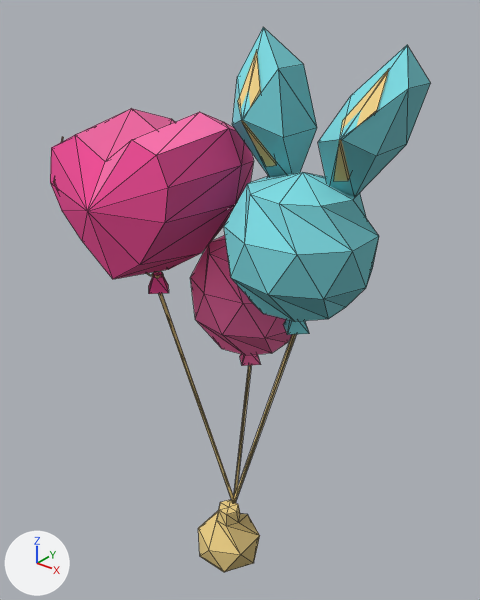
Renders of the glTF model public/models/omg-c/balloons.glb from each side of a commit.
One viewpoint serves both versions: a 50 mm camera at (2.25, -2.69, 3.72) aimed at (-0.01, 0.13, 1.97). Arrows for +X, +Y and +Z are at lower left; the lights stay in place. The picture after the commit comes second. Mesh edges are drawn as thin lines. Where no turn or scale is listed for an object, it has been applied to the vertices. Vertices at exactly the same position are counted once.

Before the edit, the objects in view are built like this:
```python
me_mesh_0 = bpy.data.meshes.new('Mesh_0')
me_mesh_0.from_pydata(...)  # 240 vertices, 380 faces; spans x -1.0..1.0, y -0.6..0.6, z 0.43..3.5
me_mesh_0.materials.append(mat_paper)
me_mesh_1 = bpy.data.meshes.new('Mesh_1')
me_mesh_1.from_pydata(...)  # 31 vertices, 58 faces; spans x -0.234..0.211, y -0.209..0.225, z 0.0..0.428
me_mesh_1.materials.append(mat_paper)
ob_root_mesh = bpy.data.objects.new('root_mesh', me_mesh_1)
ob_root_mesh.location = (0.0, 0.0, 0.0)
ob_swing_mesh = bpy.data.objects.new('swing_mesh', me_mesh_0)
ob_swing_mesh.location = (0.0, 0.0, 0.0)
```
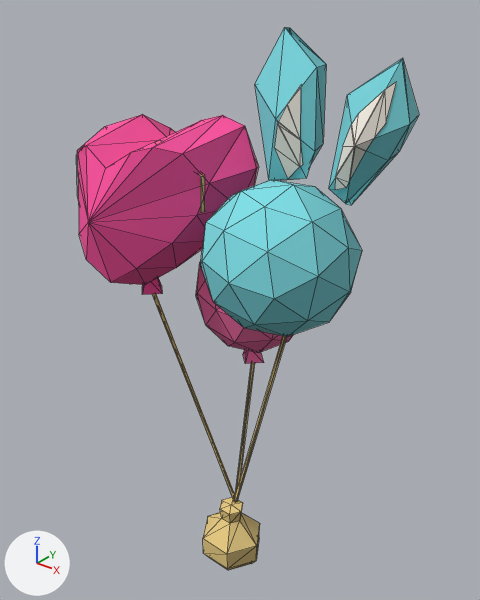
What differs and where, as boxes (x1, y1, x2, y2) in the pictures (480 x 600 px; the box of a moved part takes in the faces that stretch with it):
```json
{"object": "swing_mesh", "change": "reshaped", "before": [50, 27, 430, 504], "after": [76, 27, 419, 502], "on screen": "10% narrower"}
{"object": "root_mesh", "change": "reshaped", "before": [198, 500, 260, 572], "after": [203, 497, 260, 570], "on screen": "8% narrower"}
{"part": 1, "of": "me_mesh_0", "change": "added", "after": [196, 261, 293, 353], "on screen": "red"}
{"part": 2, "of": "me_mesh_0", "change": "added", "after": [201, 180, 362, 337], "on screen": "cyan"}
{"part": 3, "of": "me_mesh_0", "change": "moved or reshaped", "before": [159, 293, 234, 503], "after": [152, 294, 235, 501]}
{"part": 4, "of": "me_mesh_0", "change": "moved or reshaped", "before": [233, 365, 251, 503], "after": [234, 363, 255, 502]}
{"part": 5, "of": "me_mesh_0", "change": "moved or reshaped", "before": [233, 334, 296, 504], "after": [235, 336, 287, 502]}
{"part": 6, "of": "me_mesh_0", "change": "rebuilt", "before": [50, 109, 254, 279], "after": [77, 114, 258, 285], "on screen": "11% narrower"}
{"part": 7, "of": "me_mesh_0", "change": "rebuilt", "before": [318, 45, 430, 197], "after": [329, 58, 419, 205], "on screen": "19% narrower"}
{"part": 8, "of": "me_mesh_0", "change": "rebuilt", "before": [232, 27, 317, 177], "after": [255, 27, 326, 180], "on screen": "16% narrower"}
{"part": 9, "of": "me_mesh_0", "change": "rebuilt", "before": [149, 272, 169, 294], "after": [142, 278, 162, 295]}
{"part": 10, "of": "me_mesh_0", "change": "rebuilt", "before": [240, 354, 261, 366], "after": [243, 350, 264, 364]}
{"part": 11, "of": "me_mesh_0", "change": "rebuilt", "before": [334, 69, 389, 181], "after": [335, 81, 397, 190], "on screen": "12% wider"}
{"part": 12, "of": "me_mesh_0", "change": "deleted", "before": [54, 50, 309, 335]}
{"part": 13, "of": "me_mesh_0", "change": "moved or reshaped", "before": [146, 172, 379, 355], "after": [76, 85, 303, 212]}
```

The change, as JSON lines over the scene's bpy script:
```json
{"block": "me_mesh_0", "where": "# used by ob_swing_mesh; location = (0.0, 0.0, 0.0)"}
{"op": "remove", "block": "me_mesh_0", "code": "me_mesh_0.from_pydata(...)  # 240 vertices, 380 faces; spans x -1.0..1.0, y -0.6..0.6, z 0.43..3.5"}
{"op": "add", "block": "me_mesh_0", "code": "me_mesh_0.from_pydata(...)  # 264 vertices, 391 faces; spans x -1.0..1.0, y -0.6..0.6, z 0.44..3.5"}
{"block": "me_mesh_0", "change": "me_mesh_0 part 1: a new loose piece, an icosphere of 80 faces spanning x -0.37..0.36, y -0.09..0.6, z 1.6..2.37, in mat_paper"}
{"block": "me_mesh_0", "change": "me_mesh_0 part 2: a new loose piece, an icosphere of 80 faces spanning x 0.07..0.89, y -0.56..0.22, z 2.08..2.85, in mat_paper"}
{"block": "me_mesh_0", "change": "me_mesh_0 part 3: the loose piece of 6 vertices spanning x -0.45..0.0, y -0.14..0.07, z 0.43..2.01 is scaled about its middle by (1, 1.35, 1.01), then moved by (0.01, -0.03, 0.02)"}
{"block": "me_mesh_0", "change": "me_mesh_0 part 4: the loose piece of 6 vertices spanning x -0.03..0.0, y 0.05..0.26, z 0.43..1.49 is moved by (0.01, 0.01, 0.01)"}
{"block": "me_mesh_0", "change": "me_mesh_0 part 5: the loose piece of 6 vertices spanning x -0.02..0.48, y 0.01..0.08, z 0.43..1.98 is scaled about its middle by (0.879, 0.828, 1.03), then moved by (-0.02, 0.01, 0.03)"}
{"block": "me_mesh_0", "change": "me_mesh_0 part 6: the loose piece of 38 vertices spanning x -1.0..0.13, y -0.6..0.37, z 2.11..3.08 is rebuilt with 44 vertices and now spans x -1.0..0.12, y -0.6..0.35, z 2.1..3.04"}
{"block": "me_mesh_0", "change": "me_mesh_0 part 7: the loose piece of 12 vertices spanning x 0.6..1.0, y -0.17..0.24, z 2.76..3.46 is rebuilt with 14 vertices and now spans x 0.62..1.0, y -0.09..0.26, z 2.74..3.4"}
{"block": "me_mesh_0", "change": "me_mesh_0 part 8: the loose piece of 12 vertices spanning x 0.1..0.41, y -0.17..0.24, z 2.76..3.5 is rebuilt with 14 vertices and now spans x 0.11..0.51, y -0.04..0.31, z 2.77..3.5"}
{"block": "me_mesh_0", "change": "me_mesh_0 part 9: the loose piece of 8 vertices spanning x -0.52..-0.35, y -0.21..-0.04, z 2.01..2.11 is rebuilt with 8 vertices and now spans x -0.51..-0.34, y -0.27..-0.11, z 2.03..2.13"}
{"block": "me_mesh_0", "change": "me_mesh_0 part 10: the loose piece of 8 vertices spanning x -0.11..0.07, y 0.17..0.33, z 1.49..1.59 is rebuilt with 8 vertices and now spans x -0.09..0.08, y 0.18..0.34, z 1.5..1.6"}
{"block": "me_mesh_0", "change": "me_mesh_0 part 11: the loose piece of 6 vertices spanning x 0.67..0.91, y -0.17..0.02, z 2.85..3.37 is rebuilt with 13 vertices and now spans x 0.66..0.93, y -0.09..0.02, z 2.8..3.32"}
{"block": "me_mesh_0", "change": "me_mesh_0 part 12: 7 loose pieces with 56 vertices, spanning x -0.91..0.56, y -0.5..0.29, z 1.57..3.4, are deleted"}
{"block": "me_mesh_0", "change": "me_mesh_0 part 13: 82 vertices removed from x -0.81..0.87, y -0.44..0.6, z 1.59..2.85; 61 vertices added at x -0.84..0.51, y -0.42..0.3, z 1.6..3.26"}
{"block": "me_mesh_1", "where": "# used by ob_root_mesh; location = (0.0, 0.0, 0.0)"}
{"op": "remove", "block": "me_mesh_1", "code": "me_mesh_1.from_pydata(...)  # 31 vertices, 58 faces; spans x -0.234..0.211, y -0.209..0.225, z 0.0..0.428"}
{"op": "add", "block": "me_mesh_1", "code": "me_mesh_1.from_pydata(...)  # 31 vertices, 58 faces; spans x -0.225..0.221, y -0.153..0.208, z 0.0..0.44"}
{"block": "me_mesh_1", "change": "me_mesh_1 part 14: the whole mesh is rebuilt"}
```
